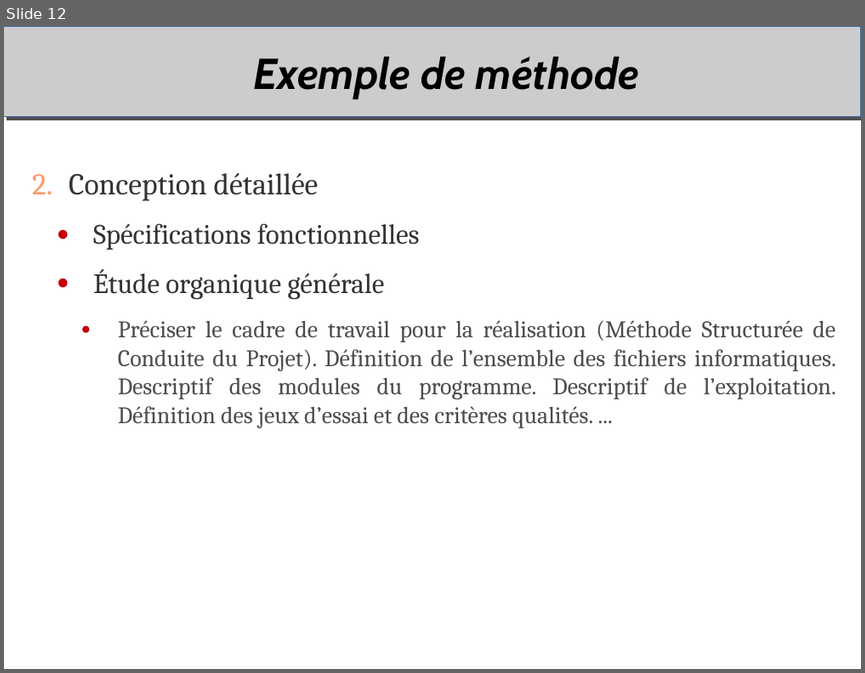
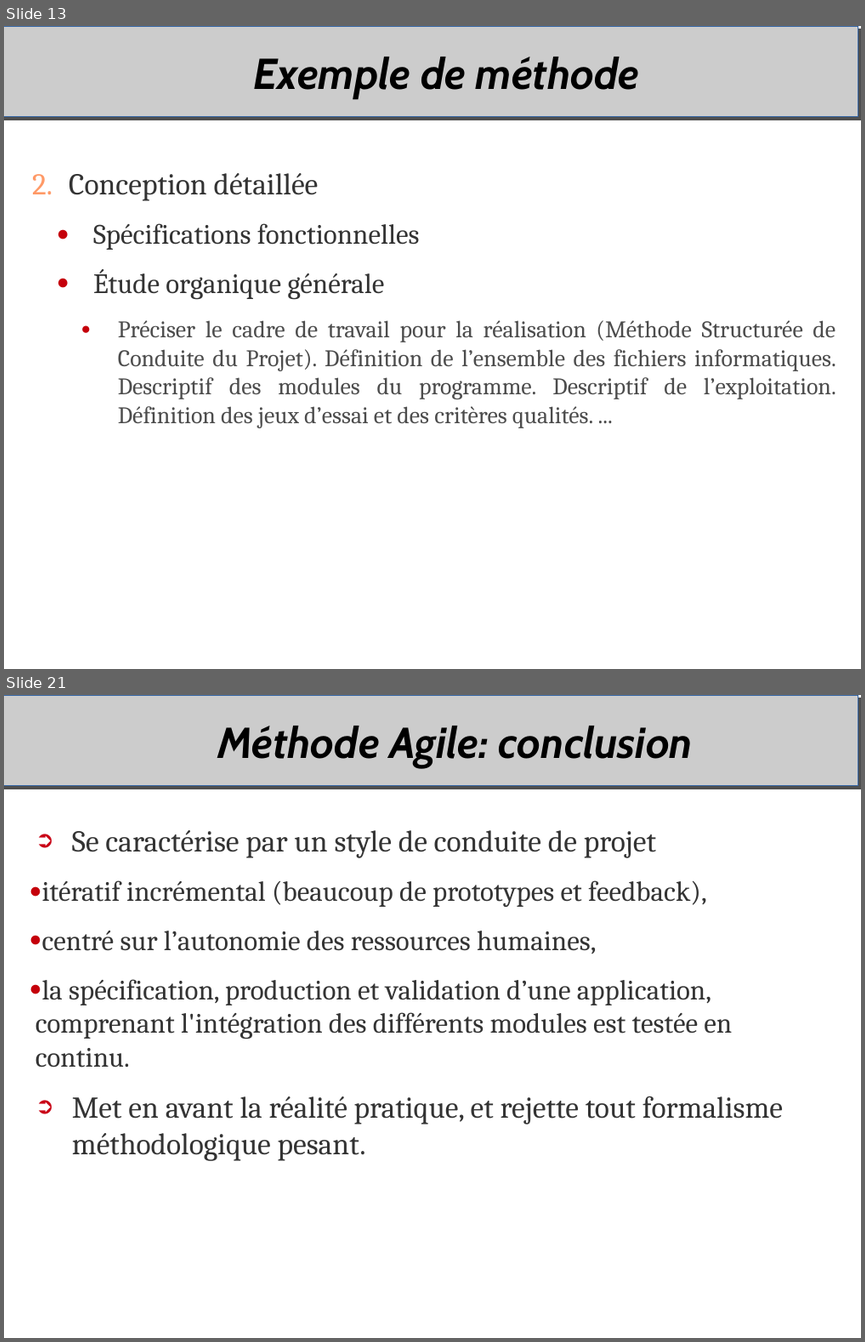
Before and after one commit to duanegris/texts, a slide deck: em-msi/it-s704/msi306-uml.odp. Shown one above the other, each under a label of ours: slide 12 before the commit, slides 13 and 21 after it; the slides between them are not shown. The pictures are 865x673 and 865x1342 pixels, drawn with LibreOffice and Linux fonts; fonts in the diff are those of the drawing; background and template pictures are left out. Boxes give left, top, right and bottom in pixels: in the first picture for what was removed or moved away, otherwise in the second. Text is boxed around its words. In the diff, an @@ line names an element or a change of style, - is before the commit and + after.

Commit message:
agile

```diff
--- a/em-msi/it-s704/msi306-uml.odp
+++ b/em-msi/it-s704/msi306-uml.odp
@@ slide 21 added at [4,695,861,1338], background #FFFFFF; not listed: 1 template element that a slide beside it also shows @@
@@ title added at [217,726,692,767], 40 pt, text #000000, bold, italic @@
+Méthode Agile: conclusion
@@ text added at [35,830,783,1124], 26 pt, text #333333 @@
+➲ Se caractérise par un style de conduite de projet
+  ● itératif incrémental (beaucoup de prototypes et feedback),
+  ● centré sur l’autonomie des ressources humaines,
+  ● la spécification, production et validation d’une application, comprenant l'intégration des différents modules est testée en continu.
+➲ Met en avant la réalité pratique, et rejette tout formalisme méthodologique pesant.
@@ what was slide 12 is now slide 13 @@
@@ slide 13 changed as well @@
@@ rectangle: place and size @@
-rectangle at [4,26,861,117]
+rectangle at [4,26,857,117]
```
Also in this commit, not shown: 45 other slides changed, 10 other slides added.
